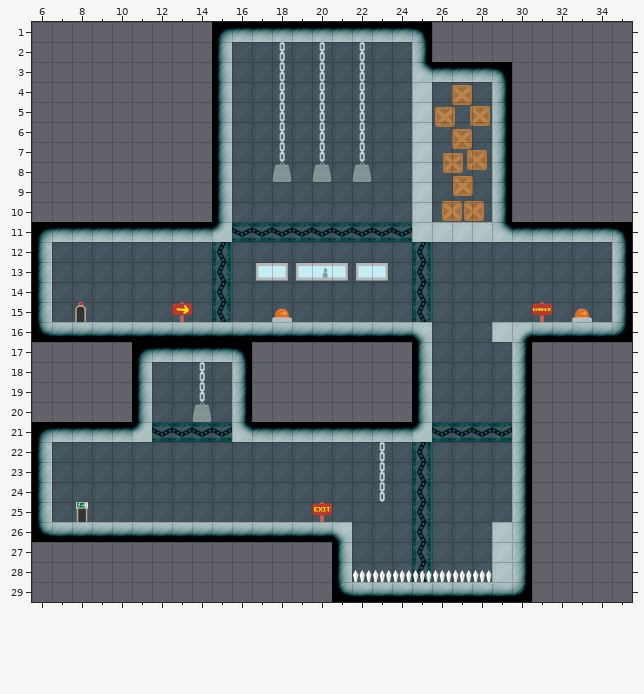
Two versions of a level (Tiled map (JSON), assets/levels/level3.json). Above is the file before it was changed.
Cells are 70x70 px. Shown: x 6..35, y 1..29.
Once edited:
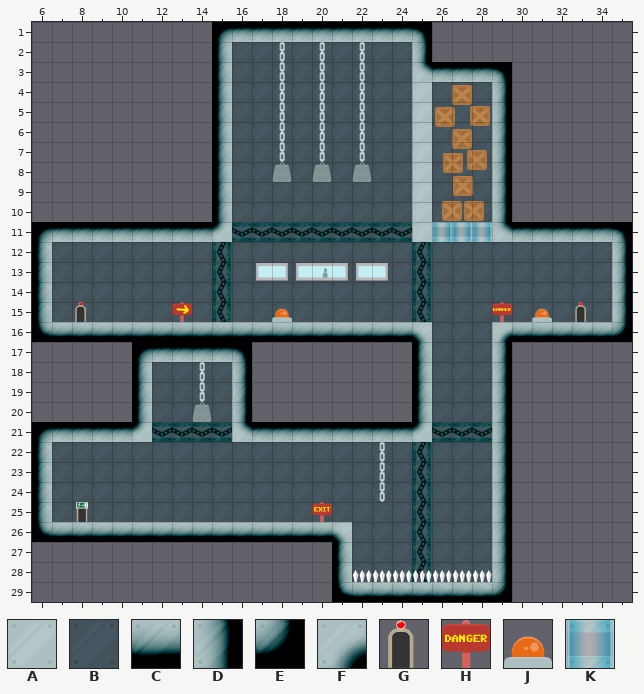
Key: from "gradiented": A 0, B 1, C 2, D 5, E 6, F 10; from "objects": G 1, H 7, J 9, K 10.
_ is an empty cell.
Objects are placed by their top-left corner, in cells (3,4 is the top-left corner of cell 3,4); size is 1x1 cell unless given.
Tiles replaced or removed in this view: A, C, D, E, F, H.
The author wrote: level 3 complete + added drop tube mechanic
Edits made:
Changed rows in their new state; . is an unchanged cell.
Layer "Background":
first column x 26:
11 BBB
Layer "Background Fluff":
first column x 29:
15 H._
Layer "Walls":
first column x 26:
11 ___
first column x 29:
16 FC
17 D_
18 D_
19 D_
20 D_
21 D_
22 D_
23 D_
24 D_
25 D_
26 D_
27 D_
28 D_
29 E_
Layer "Objects":
changed: J "Switch_DropBoxes" at 33,15 -> J "Switch_DropBoxes" at 31,15
added: K "DropBoxes" at 27,11
added: K "DropBoxes" at 28,11
added: K "DropBoxes" at 26,11
added: G at 33,15
Changed places in both pictures, as pixel boxes (x1, y1, x2, y2):
changed: (432, 222, 492, 242)
changed: (492, 302, 552, 602)
changed: (572, 302, 592, 322)
